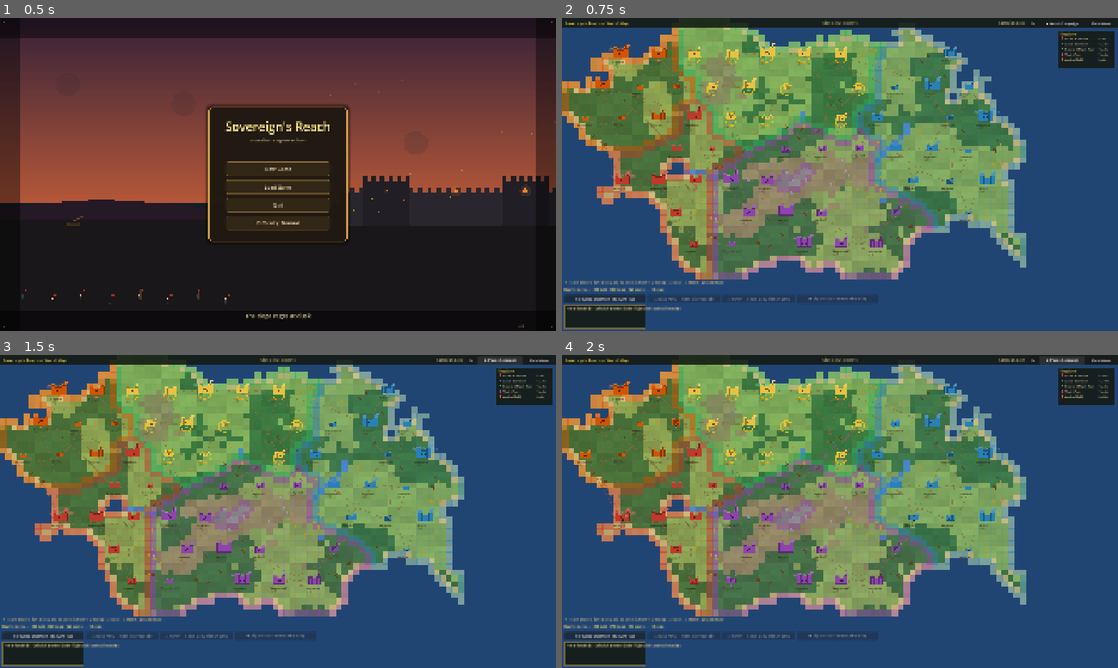
Above: before the commit, frames 1-4 (two rows, left to right).
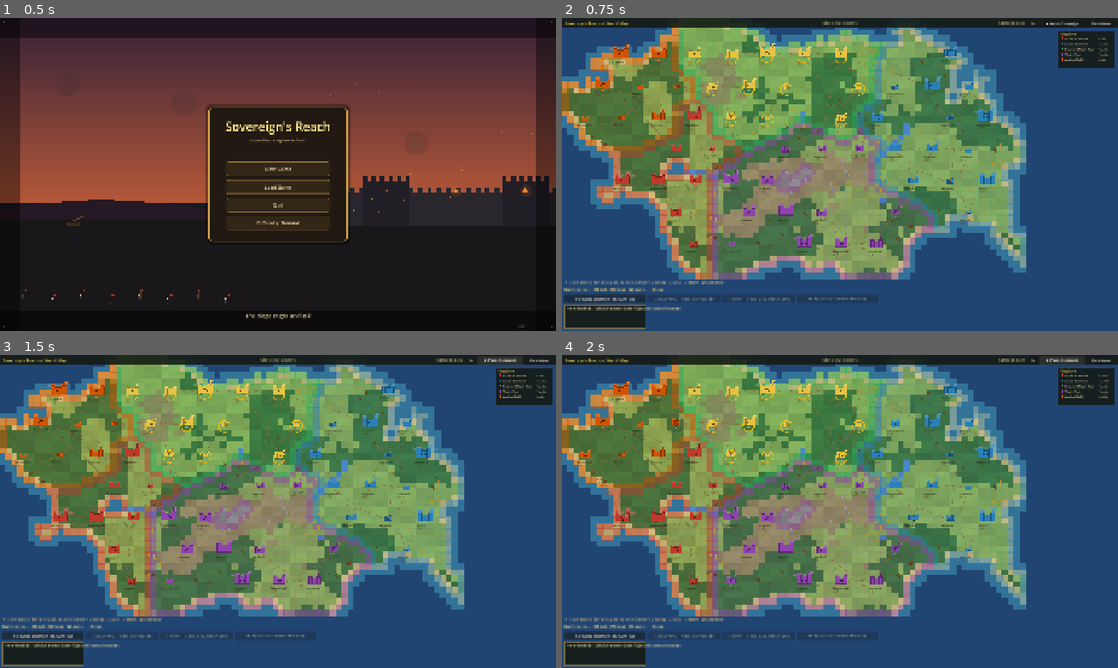
Above: after the commit, the same moments.

Repository: brotherphilip/sovereigns-reach
Game: Godot game, scene res://view/menu/MainMenuScene.tscn
The game is run twice, just before and just after one commit, with the same random seed, the same clock (stepped at 60 frames per second) and the same inputs.
Inputs:
- Up to frame 1 (0.5 s): no input
- Up to frame 2 (0.75 s): click "New Game" at 0.5 s
- Up to frame 3 (1.5 s): click "▶ Watch Campaign" at 1.25 s
- Up to frame 4 (2 s): no input

Frame 1 is identical in both runs. In frame 2, 5.0% of the frame differs, in the area x 0-84%, y 3-84%; in frame 3, 5.0%; in frame 4, 5.0%.

Commit message:
Map overhaul iter2: shallow-water coastline shelf (continent reads with depth)
World-map looks pass #2. Deep ocean met land abruptly. Now sea cells adjacent to land draw a
lighter shallow band (_SEA_SHALLOW) -> a shoreline shelf hugging the whole continent, so the
landmass has depth/shore instead of slamming into deep blue. View-only (WorldMapView._draw);
clean render; TestPhase9 67/0, TestStrategicAI 83/0.

Co-Authored-By: Claude Opus 4.8 <noreply@anthropic.com>

Diff:
--- a/view/worldmap/WorldMapView.gd
+++ b/view/worldmap/WorldMapView.gd
@@ -109,6 +109,7 @@
 # ── Background (procedural biome continent) ────────────────────────────────────
 
 const _SEA_DEEP: Color = Color(0.13, 0.27, 0.45)
+const _SEA_SHALLOW: Color = Color(0.20, 0.45, 0.60)   # lighter shelf hugging the coast
 
 func _biome_color(b: int) -> Color:
 	match b:
@@ -140,7 +141,19 @@
 		for gx in range(cols):
 			var b: int = tiles[gy * cols + gx]
 			if b == WorldMapData.B_SEA:
-				continue   # already the ocean base
+				# Shallow-water shelf (overhaul iter2): a sea cell touching land gets a lighter
+				# band, so the continent reads with a shoreline/depth instead of land slamming
+				# straight into deep ocean.
+				var coastal: bool = false
+				for d in [[1, 0], [-1, 0], [0, 1], [0, -1], [1, 1], [1, -1], [-1, 1], [-1, -1]]:
+					var nx: int = gx + d[0]
+					var ny: int = gy + d[1]
+					if nx >= 0 and ny >= 0 and nx < cols and ny < rows and tiles[ny * cols + nx] != WorldMapData.B_SEA:
+						coastal = true
+						break
+				if coastal:
+					draw_rect(Rect2(gx * cw, gy * ch, cw + 1.0, ch + 1.0), _SEA_SHALLOW)
+				continue   # else: deep-ocean base already filled
 			var c: Color = _biome_color(b)
 			var h: int = ((gx * 73856093) ^ (gy * 19349663)) & 1023
 			var shade: float = 1.0 + (float(h) / 1023.0 - 0.5) * 0.16   # ±8% brightness
